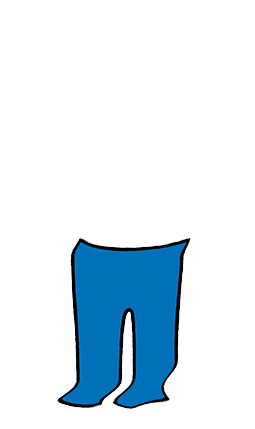
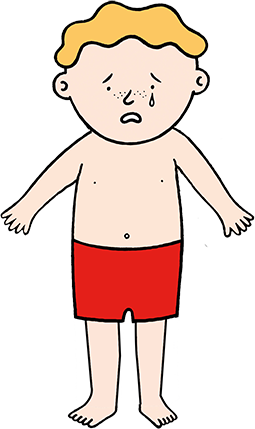
The second w=255, h=429 image is a revision of the first. Changes to its layers:
hid "trousersline" over left=57, top=236, right=191, bottom=410
showed "toresad", painted on it over left=0, top=0, right=255, bottom=429
showed "tore" over left=0, top=0, right=255, bottom=429
